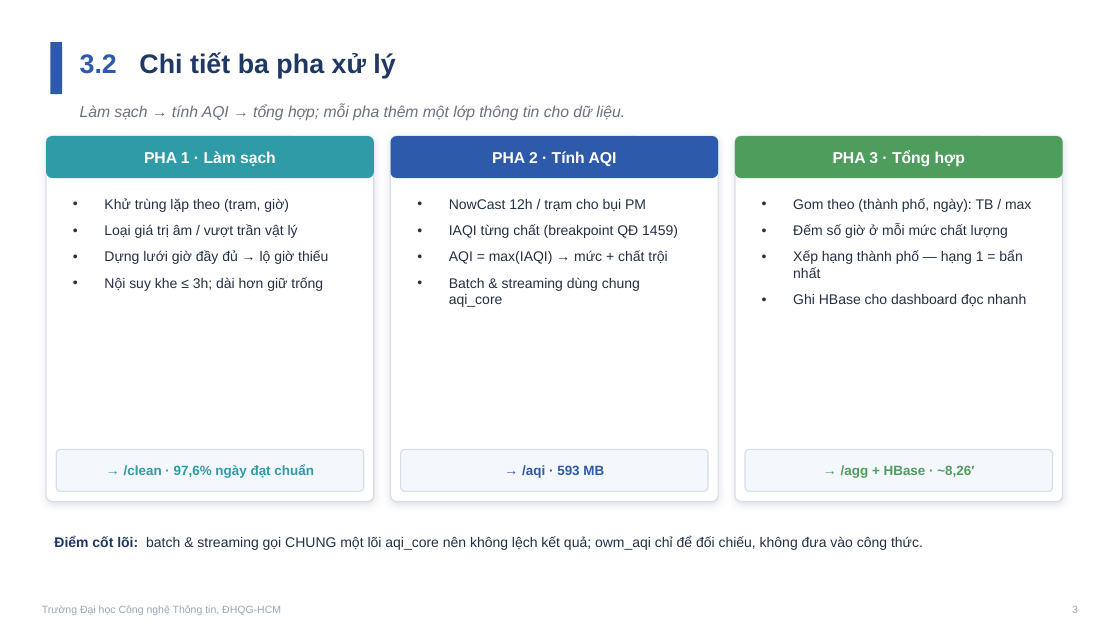
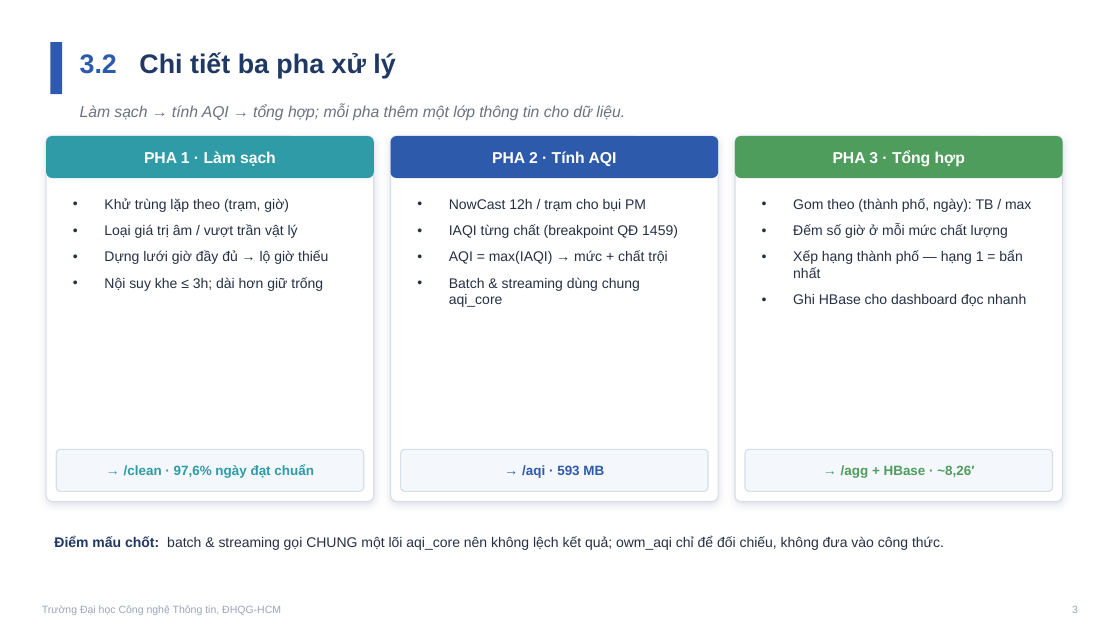
Before and after one commit to khuyn110400/big-data-aqi, a slide deck: slide 3 of docs/slides/Slide_Huyen_theo_mau.pptx. Drawn at 1120x630 pixels with LibreOffice and Linux fonts; fonts in the diff are those of the drawing. Boxes give left, top, right and bottom in pixels: in the first picture for what was removed or moved away, otherwise in the second. Text is boxed around its words. In the diff, an @@ line names an element or a change of style, - is before the commit and + after.

```diff
--- a/docs/slides/Slide_Huyen_theo_mau.pptx
+++ b/docs/slides/Slide_Huyen_theo_mau.pptx
@@ text at <box>54,536,944,550</box>: text changed @@
-Điểm cốt lõi: batch & streaming gọi CHUNG một lõi aqi_core nên không lệch kết quả; owm_aqi chỉ để đối chiếu, không đưa vào công thức.
+Điểm mấu chốt: batch & streaming gọi CHUNG một lõi aqi_core nên không lệch kết quả; owm_aqi chỉ để đối chiếu, không đưa vào công thức.
```
